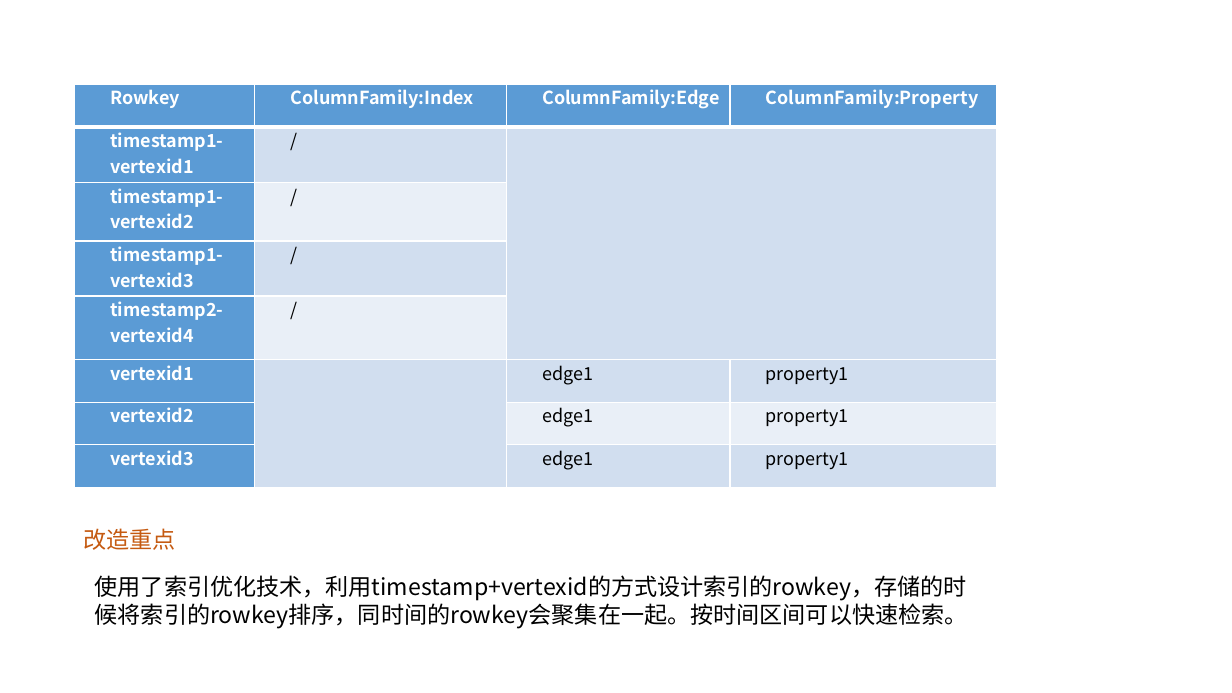
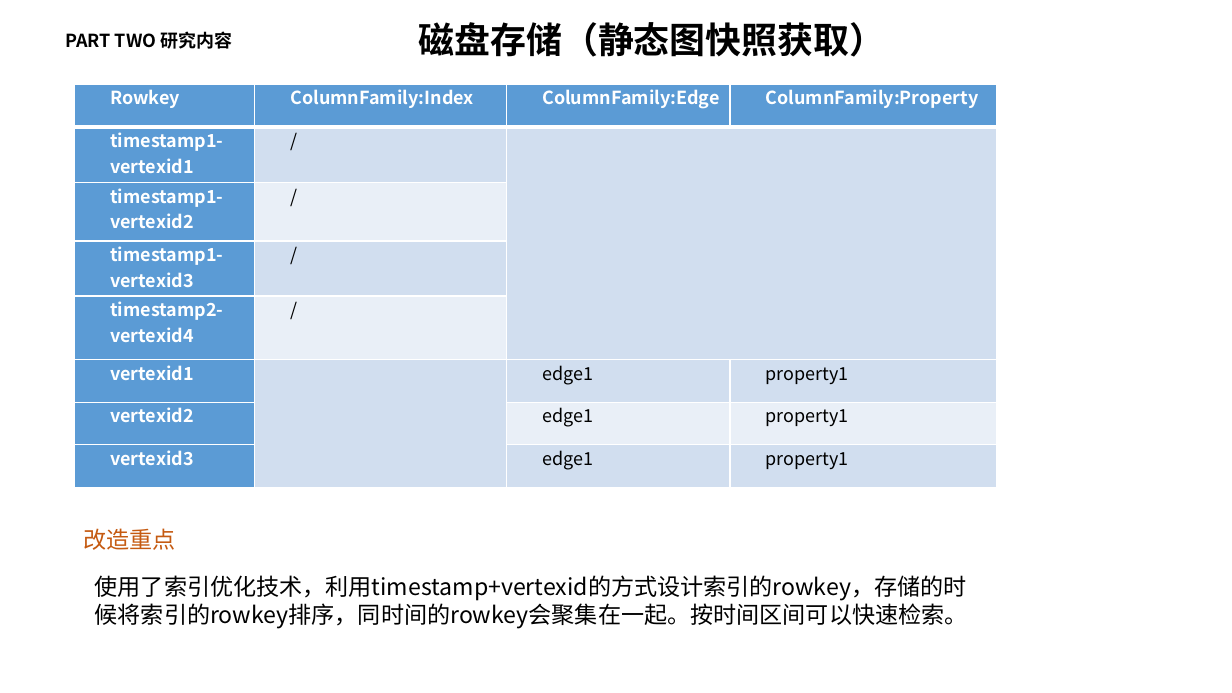
Before and after one commit to zhaobingcn/mypaper, a slide deck: slide 15 of 赵炳-答辩报告 [自动保存].pptx. Drawn at 1232x693 pixels with LibreOffice and Linux fonts; fonts in the diff are those of the drawing; background and template pictures are left out. Boxes give left, top, right and bottom in pixels: in the first picture for what was removed or moved away, otherwise in the second. Text is boxed around its words. In the diff, an @@ line names an element or a change of style, - is before the commit and + after.

```diff
--- a/赵炳-答辩报告 [自动保存].pptx
+++ b/赵炳-答辩报告 [自动保存].pptx
@@ text added at (419, 22, 886, 57), 28 pt, text #000000, bold @@
+磁盘存储（静态图快照获取）
@@ text added at (65, 31, 233, 49), 14 pt, text #000000, bold @@
+PART TWO 研究内容
```
Also in this commit, not shown: 15 other slides changed, 14 slides added, 13 slides removed, 1 other file.
